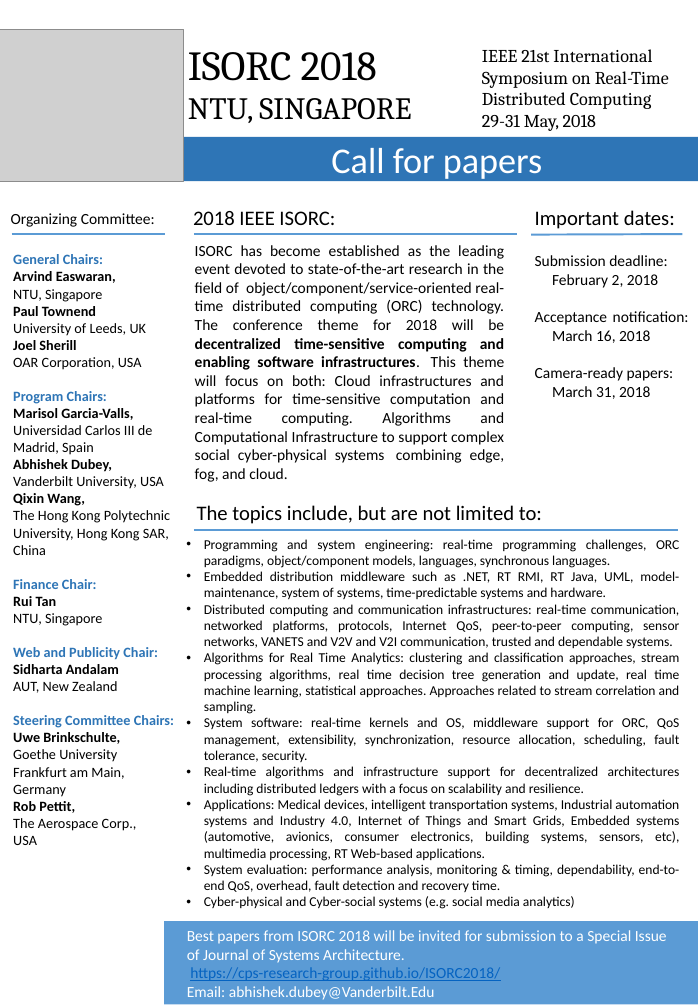
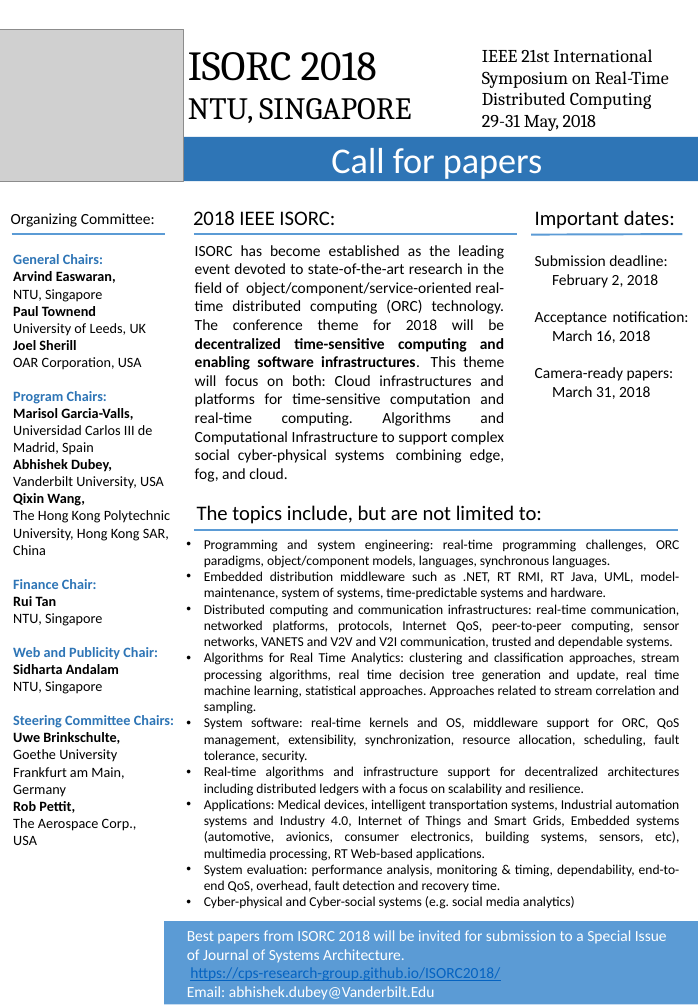
Before and after one commit to CPS-research-group/ISORC2018, a slide deck: slide 1 of resources/ISORC2018_CFP.pptx. Drawn at 698x1008 pixels with LibreOffice and Linux fonts; fonts in the diff are those of the drawing; grey boxes stand for pictures. Boxes give left, top, right and bottom in pixels: in the first picture for what was removed or moved away, otherwise in the second. Text is boxed around its words. In the diff, an @@ line names an element or a change of style, - is before the commit and + after.

```diff
--- a/resources/ISORC2018_CFP.pptx
+++ b/resources/ISORC2018_CFP.pptx
@@ text at [13,681,102,694]: text changed @@
-AUT, New Zealand
+NTU, Singapore
```
Also in this commit, not shown: 2 other files.
